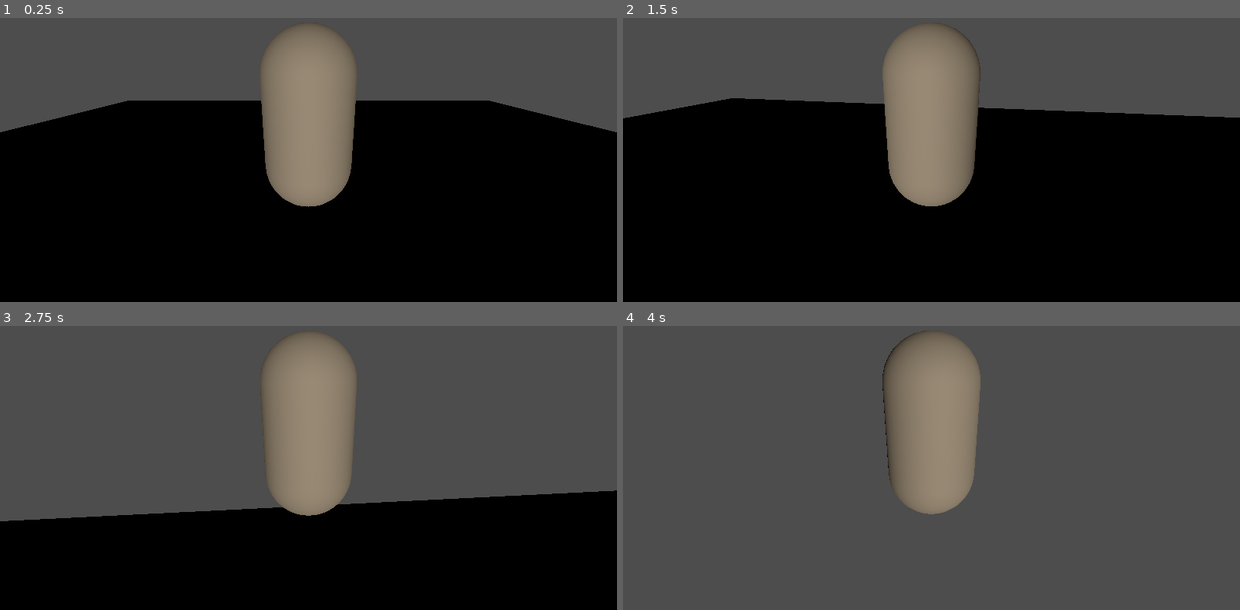
Above: before the commit, frames 1-4 (two rows, left to right).
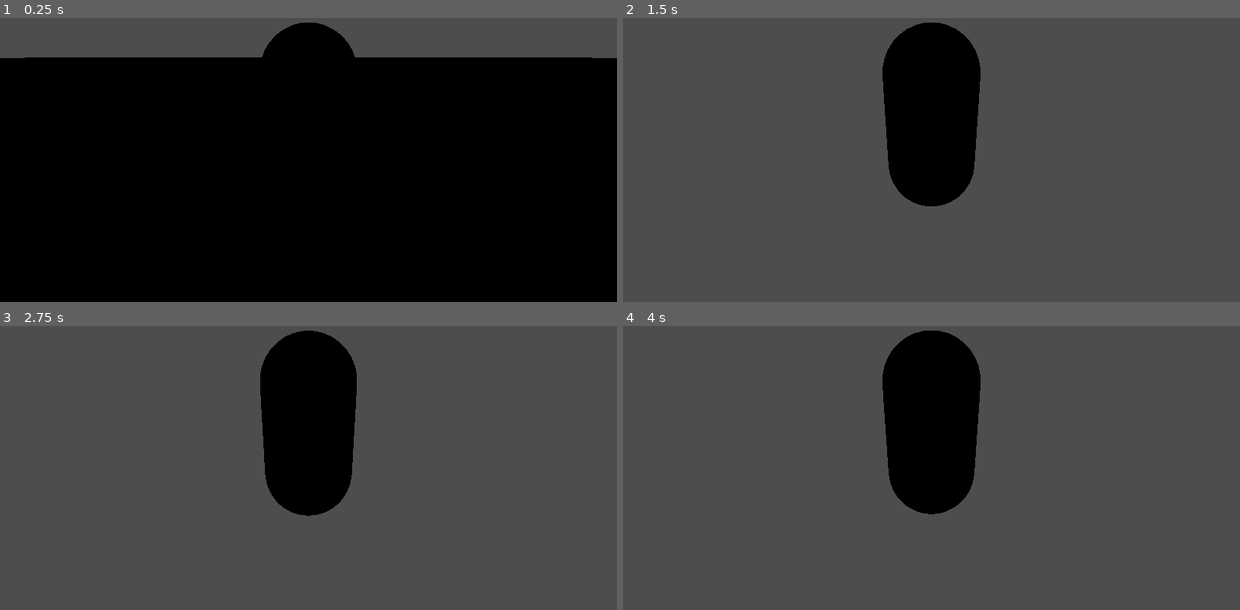
Above: after the commit, the same moments.

Repository: SuperTNT-Code/GalcatiForge
Game: Godot game, scene res://world/main.tscn
Same seed, same stepped clock (60 frames per second), same inputs: the game is played once before the commit and once after it. This scene is started directly instead of the project's main scene.
Inputs (mouse positions are in pixels of both pictures, inside the frame that each line leads up to):
- Up to frame 1 (0.25 s): no input
- Up to frame 2 (1.5 s): tap Enter at 0.5 s; move the mouse to (962, 128) at 0.52 s; hold W (move_forward) from 0.53 s (still down); tap Space (jump) at 0.6, 0.77, 1.07, 1.35 s; move the mouse to (900, 128) at 1.27 s
- Up to frame 3 (2.75 s): keep holding W (move_forward); tap Space (jump) at 1.52, 1.82, 2.1 s; move the mouse to (320, 431) at 2.02 s
- Up to frame 4 (4 s): keep holding W (move_forward); move the mouse to (925, 442) at 2.77 s; tap Space (jump) at 2.85, 3.02, 3.32, 3.5, 3.6, 3.77 s; move the mouse to (974, 439) at 3.52 s

The runs differ from the first frame. In frame 1, 24% of the frame differs, in the area x 0-100%, y 1-67%; in frame 2, 72%, in the area x 0-100%, y 1-100%; in frame 3, 45%; in frame 4, 8.6%.

Commit message:
Trying to figure out world gen
World gen basics included, removed certain files

Diff:
--- a/actors/player/player.tscn
+++ b/actors/player/player.tscn
@@ -6,7 +6,7 @@
 
 [sub_resource type="CapsuleShape3D" id="CapsuleShape3D_nvxhs"]
 
-[node name="Player" type="Node3D"]
+[node name="Player" type="Node3D" groups=["player"]]
 
 [node name="CharacterBody" type="CharacterBody3D" parent="."]
 script = ExtResource("1_nvxhs")
--- a/player.gd
+++ /dev/null
@@ -1,61 +0,0 @@
-extends Node3D
-
-# Player movement properties
-@export var move_speed: float = 5.0
-@export var jump_force: float = 4.5
-@export var gravity: float = 9.8
-
-# Camera control properties
-@export var camera_sensitivity: float = 0.003
-@export var camera_pitch_min: float = -60.0
-@export var camera_pitch_max: float = -10.0
-
-# Node References
-@onready var character_body: CharacterBody3D = $CharacterBody
-@onready var camera_pivot: Node3D = $CameraPivot
-
-# Camera rotation state
-var camera_pitch: float = 0.0 # Vertical look (up/down)
-var camera_yaw: float = 0.0   # Horizontal look (left/right)
-
-func _ready():
-	# Capture the mouse so it's not visible and is locked to the center of the window
-	Input.set_mouse_mode(Input.MOUSE_MODE_CAPTURED)
-
-func _input(event):
-	# Handle mouse look
-	if event is InputEventMouseMotion and Input.get_mouse_mode() == Input.MOUSE_MODE_CAPTURED:
-		# Adjust yaw and pitch based on mouse movement
-		camera_yaw -= event.relative.x * camera_sensitivity
-		camera_pitch -= event.relative.y * camera_sensitivity
-		# Clamp the vertical look to avoid flipping the camera
-		camera_pitch = clamp(camera_pitch, deg_to_rad(camera_pitch_min), deg_to_rad(camera_pitch_max))
-
-		# Apply the rotations
-		global_rotation.y = camera_yaw # Rotate the entire player left/right
-		camera_pivot.rotation.x = camera_pitch # Tilt the camera pivot up/down
-
-func _physics_process(delta):
-	# Get player input for movement
-	var input_dir = Input.get_vector("move_left", "move_right", "move_forward", "move_back")
-	var direction = (transform.basis * Vector3(input_dir.x, 0, input_dir.y)).normalized()
-
-	# Apply gravity
-	if not character_body.is_on_floor():
-		character_body.velocity.y -= gravity * delta
-
-	# Handle jumping
-	if Input.is_action_just_pressed("jump") and character_body.is_on_floor():
-		character_body.velocity.y = jump_force
-
-	# Apply horizontal movement (on the ground or in air)
-	if direction:
-		character_body.velocity.x = direction.x * move_speed
-		character_body.velocity.z = direction.z * move_speed
-	else:
-		# Apply friction or damping when no input is given
-		character_body.velocity.x = move_toward(character_body.velocity.x, 0, move_speed)
-		character_body.velocity.z = move_toward(character_body.velocity.z, 0, move_speed)
-
-	# Move the character
-	character_body.move_and_slide()
--- a/project.godot
+++ b/project.godot
@@ -18,6 +18,10 @@
 [editor_plugins]
 
 enabled=PackedStringArray("res://addons/godot_super-wakatime/plugin.cfg")
+
+[global_group]
+
+player=""
 
 [input]
 
--- /dev/null
+++ b/world/chunk.gd
@@ -0,0 +1,36 @@
+extends StaticBody3D
+
+var chunk_coord: Vector2
+var chunk_size: int
+var terrain_height: int
+var noise: FastNoiseLite
+
+func initialize(coord: Vector2, size: int, noise_ref: FastNoiseLite, height: int):
+	chunk_coord = coord
+	chunk_size = size
+	noise = noise_ref
+	terrain_height = height
+	generate_terrain()
+
+func generate_terrain():
+	# Create a mesh for this chunk
+	var plane_mesh = PlaneMesh.new()
+	plane_mesh.size = Vector2(chunk_size, chunk_size)
+	plane_mesh.subdivide_width = chunk_size / 2
+	plane_mesh.subdivide_depth = chunk_size / 2
+
+	# Create a mesh instance
+	var mesh_instance = MeshInstance3D.new()
+	mesh_instance.mesh = plane_mesh
+
+	# Position the chunk correctly
+	global_position = Vector3(chunk_coord.x * chunk_size, 0, chunk_coord.y * chunk_size)
+
+	# Generate height data using noise
+	var surface_tool = SurfaceTool.new()
+	surface_tool.create_from(mesh_instance.mesh, 0)
+
+	# This is where you'd modify vertices based on noise
+	# You'll need to implement vertex displacement here
+
+	add_child(mesh_instance)
--- /dev/null
+++ b/world/chunk.tscn
@@ -0,0 +1,10 @@
+[gd_scene load_steps=2 format=3 uid="uid://ocsdowgsp6ju"]
+
+[ext_resource type="Script" uid="uid://cur6p6bxsqsa2" path="res://world/chunk.gd" id="1_nn5vj"]
+
+[node name="Chunk" type="StaticBody3D"]
+script = ExtResource("1_nn5vj")
+
+[node name="MeshInstance3D" type="MeshInstance3D" parent="."]
+
+[node name="CollisionShape3D" type="CollisionShape3D" parent="."]
--- a/world/ground.tscn
+++ /dev/null
@@ -1,15 +0,0 @@
-[gd_scene load_steps=3 format=3 uid="uid://bcgutupwox4bi"]
-
-[sub_resource type="PlaneMesh" id="PlaneMesh_a4qyb"]
-size = Vector2(20, 20)
-
-[sub_resource type="BoxShape3D" id="BoxShape3D_tukjg"]
-
-[node name="Ground" type="StaticBody3D"]
-
-[node name="MeshInstance3D" type="MeshInstance3D" parent="."]
-mesh = SubResource("PlaneMesh_a4qyb")
-
-[node name="CollisionShape3D" type="CollisionShape3D" parent="."]
-transform = Transform3D(20, 0, 0, 0, 0.1, 0, 0, 0, 20, 0, 0, 0)
-shape = SubResource("BoxShape3D_tukjg")
--- a/world/main.tscn
+++ b/world/main.tscn
@@ -1,15 +1,11 @@
-[gd_scene load_steps=3 format=3 uid="uid://dsk01e1efpru3"]
+[gd_scene load_steps=3 format=3 uid="uid://d1kirwe2rc3df"]
 
-[ext_resource type="PackedScene" uid="uid://60hdu1t7ptef" path="res://actors/player/player.tscn" id="1_hyim0"]
-[ext_resource type="PackedScene" uid="uid://bcgutupwox4bi" path="res://world/ground.tscn" id="2_4f7fj"]
+[ext_resource type="Script" uid="uid://d0n4hya8kn5q8" path="res://world/world.gd" id="1_hyim0"]
+[ext_resource type="PackedScene" uid="uid://60hdu1t7ptef" path="res://actors/player/player.tscn" id="2_4f7fj"]
 
 [node name="World" type="Node3D"]
 
-[node name="Player" parent="." instance=ExtResource("1_hyim0")]
-transform = Transform3D(1, 0, 0, 0, 1, 0, 0, 0, 1, 0, 2, 0)
+[node name="WorldManager" type="Node3D" parent="."]
+script = ExtResource("1_hyim0")
 
-[node name="Ground" parent="." instance=ExtResource("2_4f7fj")]
-
-[node name="DirectionalLight3D" type="DirectionalLight3D" parent="."]
-transform = Transform3D(1, 0, 0, 0, 1, 0, 0, 0, 1, 20.4054, 9.58402, -15.6956)
-light_color = Color(1, 0.90728, 0.773744, 1)
+[node name="Player" parent="." instance=ExtResource("2_4f7fj")]
--- /dev/null
+++ b/world/world.gd
@@ -0,0 +1,84 @@
+# world.gd
+extends Node3D
+
+@export var chunk_size := 16
+@export var render_distance := 3
+@export var terrain_height := 32
+
+var noise: FastNoiseLite
+var player_ref: Node3D
+var active_chunks := {}
+var chunk_scene = preload("res://world/chunk.tscn")
+
+func _ready():
+	# Initialize noise
+	noise = FastNoiseLite.new()
+	noise.noise_type = FastNoiseLite.TYPE_PERLIN
+	noise.frequency = 0.05
+
+	# Find player reference
+	player_ref = get_tree().get_first_node_in_group("player")
+
+	# Initial chunk generation
+	update_chunks()
+
+# Convert world position to chunk coordinates
+func world_to_chunk(position: Vector3) -> Vector2:
+	var x = floor(position.x / chunk_size)
+	var z = floor(position.z / chunk_size)
+	return Vector2(x, z)
+
+# Convert chunk coordinates to world position (center of chunk)
+func chunk_to_world(chunk_coord: Vector2) -> Vector3:
+	var x = chunk_coord.x * chunk_size + chunk_size / 2.0
+	var z = chunk_coord.y * chunk_size + chunk_size / 2.0
+	return Vector3(x, 0, z)
+
+func update_chunks():
+	if not player_ref:
+		return
+
+	# Get player's current chunk
+	var player_chunk = world_to_chunk(player_ref.global_position)
+
+	# Determine which chunks should be active
+	var chunks_to_keep = {}
+
+	for x in range(player_chunk.x - render_distance, player_chunk.x + render_distance + 1):
+		for z in range(player_chunk.y - render_distance, player_chunk.y + render_distance + 1):
+			var chunk_coord = Vector2(x, z)
+			chunks_to_keep[chunk_coord] = true
+
+			# Load chunk if it doesn't exist
+			if not active_chunks.has(chunk_coord):
+				load_chunk(chunk_coord)
+
+	# Unload chunks outside render distance
+	for chunk_coord in active_chunks.keys():
+		if not chunks_to_keep.has(chunk_coord):
+			unload_chunk(chunk_coord)
+
+func load_chunk(chunk_coord: Vector2):
+	var new_chunk = chunk_scene.instantiate()
+	new_chunk.initialize(chunk_coord, chunk_size, noise, terrain_height)
+	add_child(new_chunk)
+	active_chunks[chunk_coord] = new_chunk
+
+func unload_chunk(chunk_coord: Vector2):
+	var chunk = active_chunks[chunk_coord]
+	if chunk:
+		chunk.queue_free()
+	active_chunks.erase(chunk_coord)
+
+var last_player_chunk: Vector2
+
+func _process(_delta):
+	if not player_ref:
+		return
+
+	var current_chunk = world_to_chunk(player_ref.global_position)
+
+	# Only update if player moved to a new chunk
+	if current_chunk != last_player_chunk:
+		update_chunks()
+		last_player_chunk = current_chunk
--- /dev/null
+++ b/world/world.tscn
@@ -0,0 +1,3 @@
+[gd_scene format=3 uid="uid://cbyvgbnt41jy5"]
+
+[node name="Node3D" type="Node3D"]
Not shown, removed: player.gd.uid
Not shown, added: world/chunk.gd.uid
Not shown, added: world/world.gd.uid
